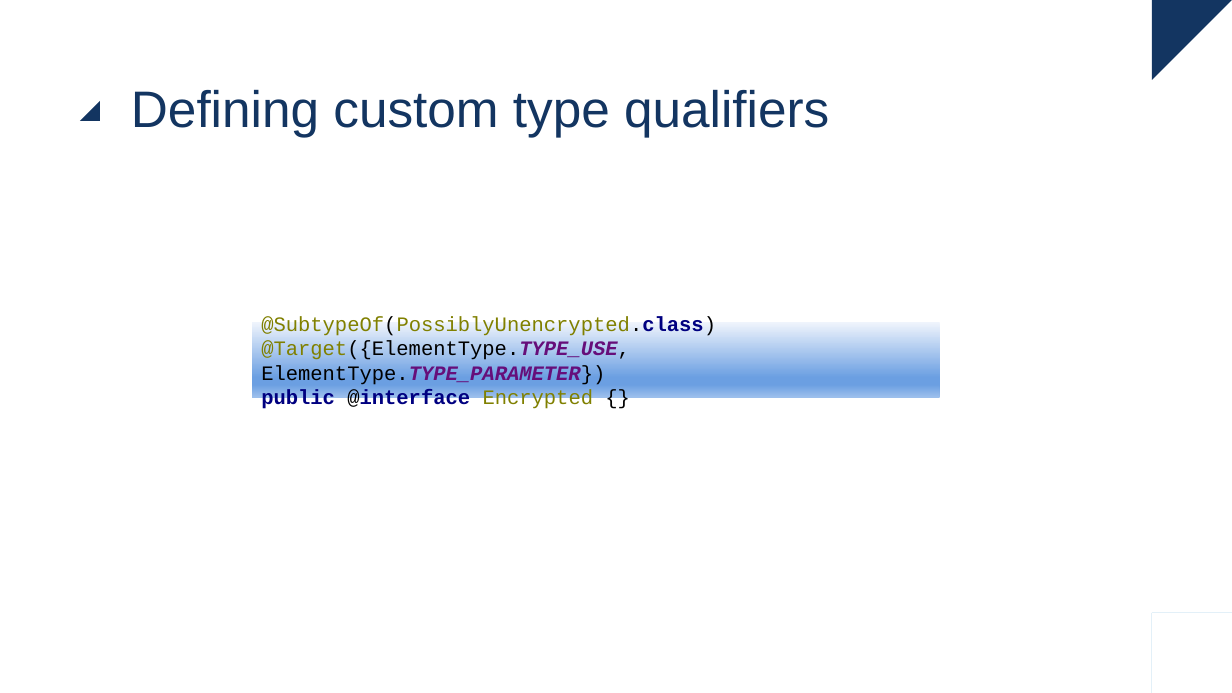
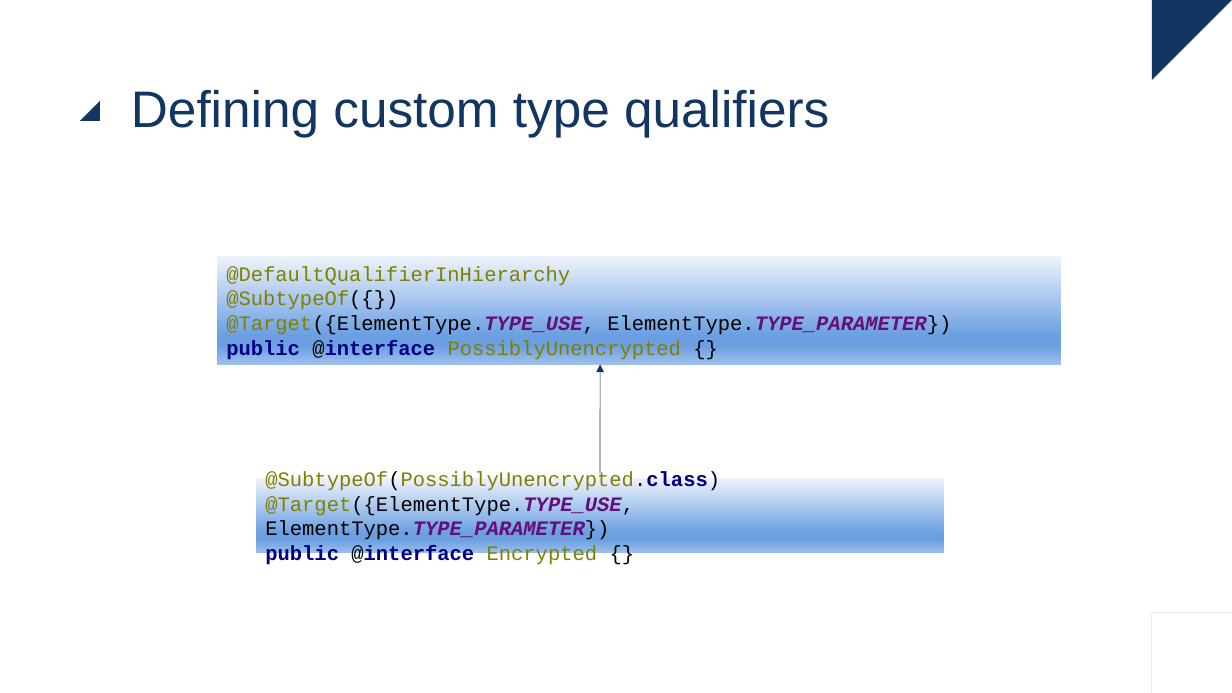
Before and after one commit to ingmars1709/checker, a slide deck: slide 25 of Checker Framework.pptx (slide 24 before the commit). Drawn at 1232x693 pixels with LibreOffice and Linux fonts; fonts in the diff are those of the drawing. Boxes give left, top, right and bottom in pixels: in the first picture for what was removed or moved away, otherwise in the second. Text is boxed around its words. In the diff, an @@ line names an element or a change of style, - is before the commit and + after.

```diff
--- a/Checker Framework.pptx
+++ b/Checker Framework.pptx
@@ rectangle added at <box>217,256,1062,365</box>, fill gradient #EFF4FC to #6B9FE2 to #9CBFEC, 16 pt, text #808000 @@
+@DefaultQualifierInHierarchy
+@SubtypeOf({})
+@Target({ElementType.TYPE_USE, ElementType.TYPE_PARAMETER})
+public @interface PossiblyUnencrypted {}
@@ arrow added from (600, 473) to (601, 364), #133561 0.5 pt @@
@@ text "@SubtypeOf(PossiblyUnencrypted.class) @Target({ElementType.T ...": place and size @@
-text "@SubtypeOf(PossiblyUnencrypted.class) @Target({ElementType.T ..." at <box>252,318,940,402</box>
+text "@SubtypeOf(PossiblyUnencrypted.class) @Target({ElementType.T ..." at <box>256,473,944,557</box>
```
Also in this commit, not shown: 1 other slide changed, 1 slide added.
